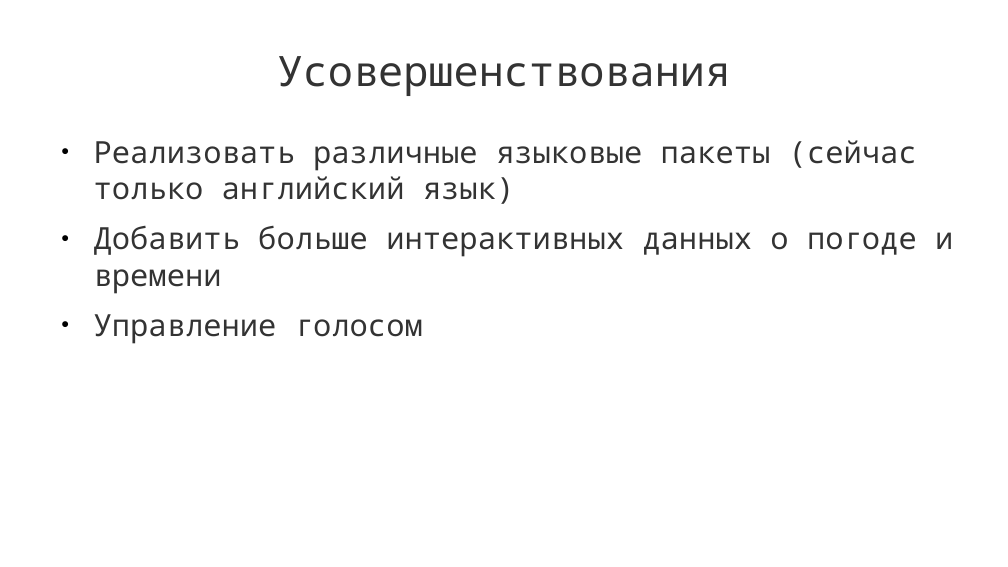
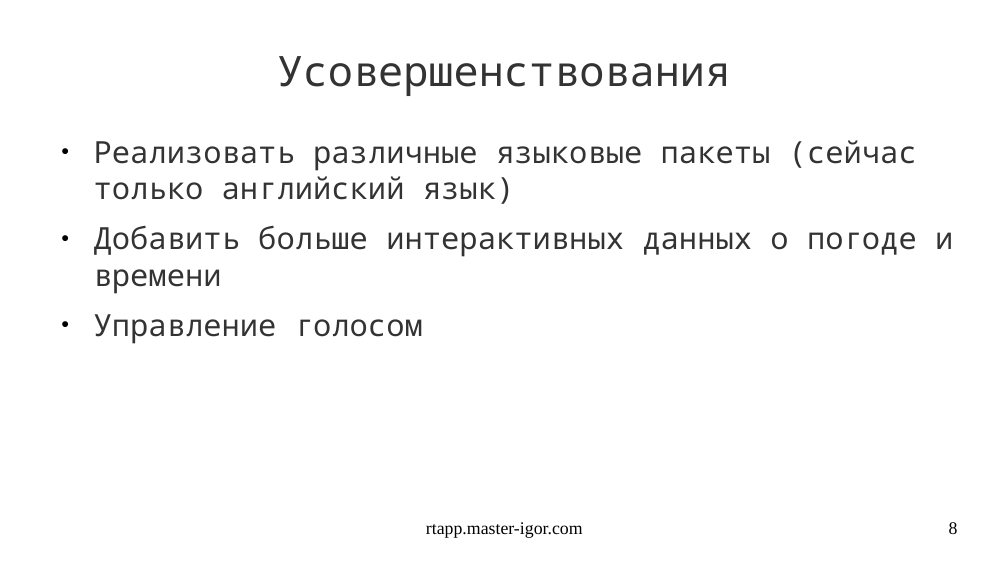
Before and after one commit to banditi/real-time-app, a slide deck: slide 8 of rtapp.odp (slide 7 before the commit). Drawn at 1008x567 pixels with LibreOffice and Linux fonts; fonts in the diff are those of the drawing. Boxes give left, top, right and bottom in pixels: in the first picture for what was removed or moved away, otherwise in the second. Text is boxed around its words. In the diff, an @@ line names an element or a change of style, - is before the commit and + after.

```diff
--- a/rtapp.odp
+++ b/rtapp.odp
@@ text added at (x1=426, y1=522, x2=583, y2=538), 14 pt, text #000000 @@
+rtapp.master-igor.com
@@ page number added at (x1=949, y1=522, x2=958, y2=534), 14 pt, text #000000 @@
+8
```
Also in this commit, not shown: 6 other slides changed, 3 slides added, 2 slides removed, 12 other files.
